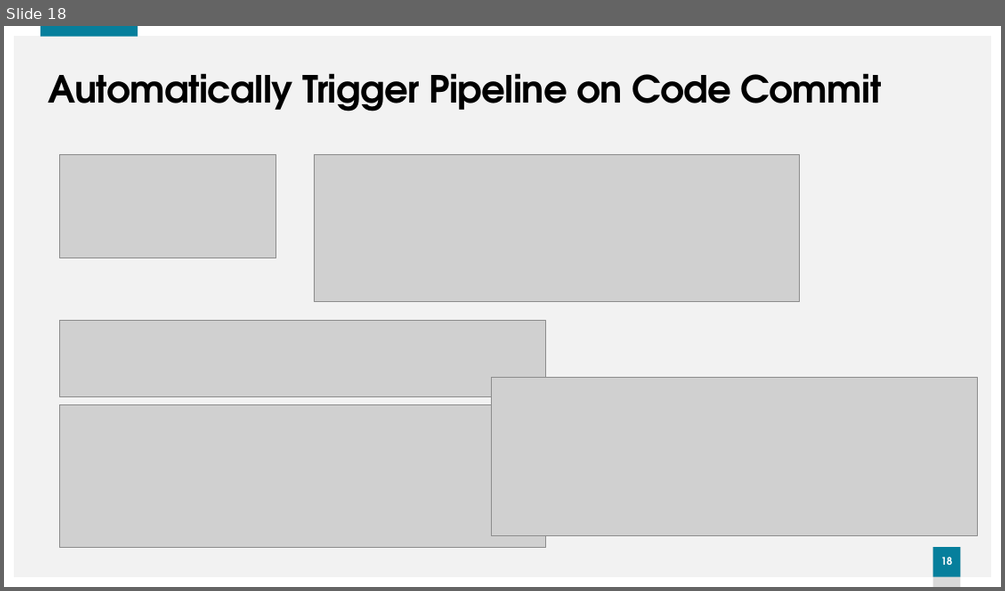
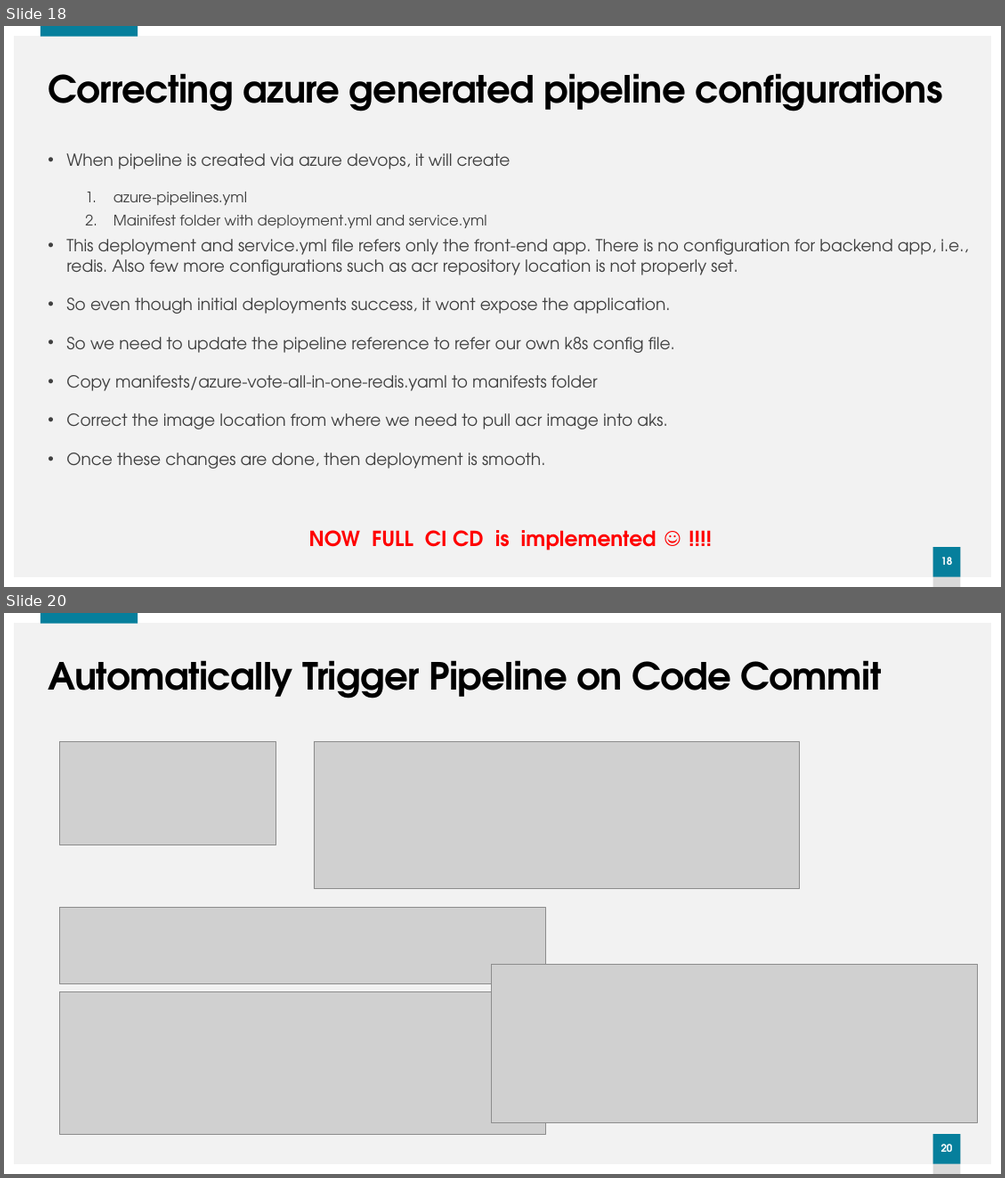
Before and after one commit to Jayaprabahar/DawnInTheCloud, a slide deck: Azure/Dawn in the Cloud.pptx. Shown one above the other, each under a label of ours: slide 18 before the commit, slides 18 and 20 after it; the slides between them are not shown. The pictures are 1005x591 and 1005x1178 pixels, drawn with LibreOffice and Linux fonts; fonts in the diff are those of the drawing; grey boxes stand for pictures. Boxes give left, top, right and bottom in pixels: in the first picture for what was removed or moved away, otherwise in the second. Text is boxed around its words. In the diff, an @@ line names an element or a change of style, - is before the commit and + after.

```diff
--- a/Azure/Dawn in the Cloud.pptx
+++ b/Azure/Dawn in the Cloud.pptx
@@ slide 18 added at [4,26,1001,587], background #F2F2F2; not listed: 4 template elements that a slide beside it also shows @@
@@ title added at [48,73,943,111], 36 pt, text #000000, bold @@
+Correcting azure generated pipeline configurations
@@ text added at [66,153,968,550], 16 pt, text #404040 @@
+• When pipeline is created via azure devops, it will create
+  1. azure-pipelines.yml
+  2. Mainifest folder with deployment.yml and service.yml
+• This deployment and service.yml file refers only the front-end app. There is no configuration for backend app, i.e., redis. Also few more configurations such as acr repository location is not properly set.
+• So even though initial deployments success, it wont expose the application.
+• So we need to update the pipeline reference to refer our own k8s config file.
+• Copy manifests/azure-vote-all-in-one-redis.yaml to manifests folder
+• Correct the image location from where we need to pull acr image into aks.
+• Once these changes are done, then deployment is smooth.
+NOW FULL CI CD is implemented ☺ !!!!
@@ what was slide 18 is now slide 20 @@
@@ page number at [941,1143,953,1151]: text changed @@
-18
+20
```
Also in this commit, not shown: 1 slide changed, 4 other slides added, 1 other file.
